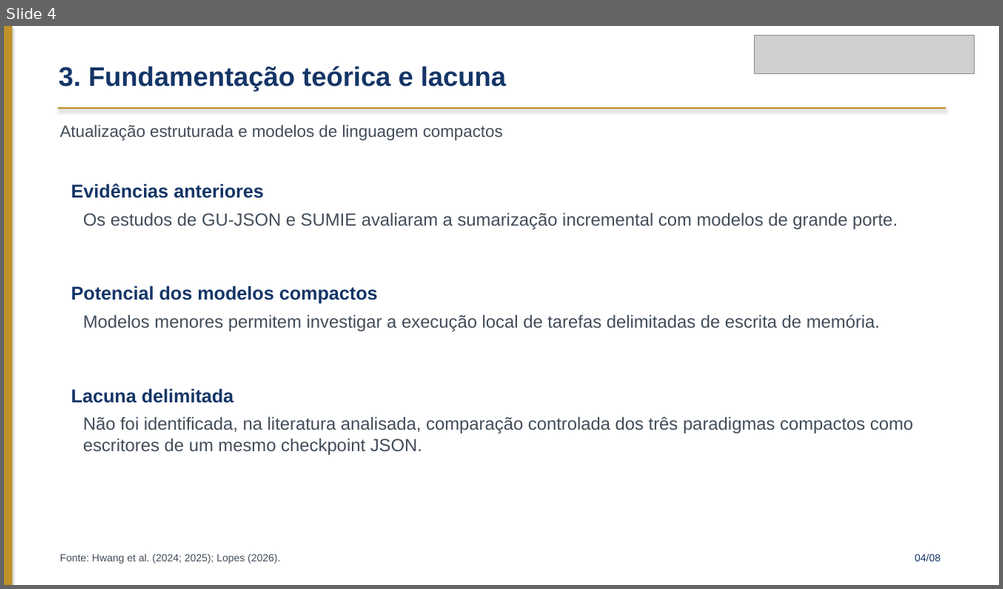
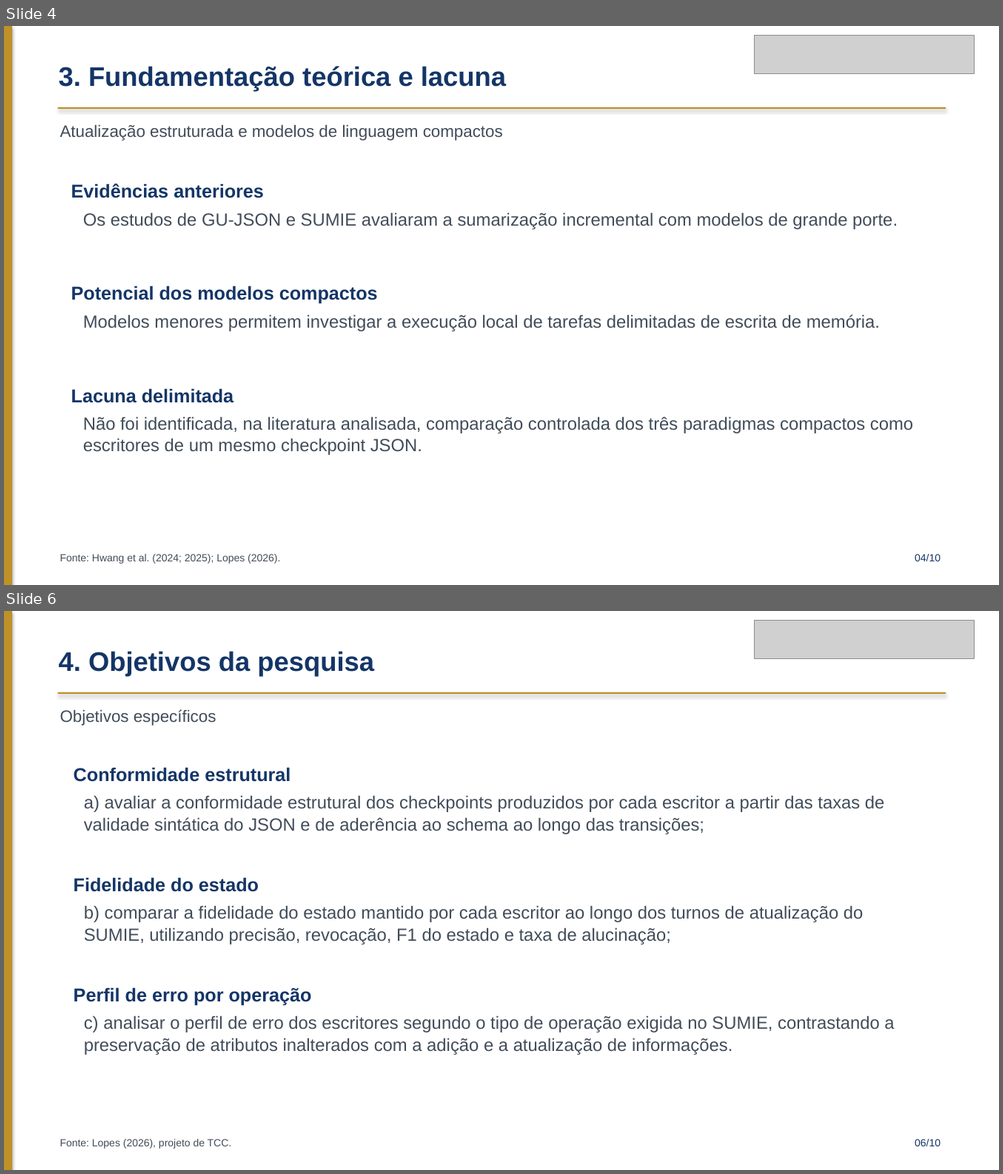
Before and after one commit to guisiq/tcc_harnes, a slide deck: TCC_Checkpoint_JSON_Obsidian/07_Artigo_TCC/Apresentacao_TCC_UNITINS_Academica_Quadro4.pptx. Shown one above the other, each under a label of ours: slide 4 before the commit, slides 4 and 6 after it; the slides between them are not shown. The pictures are 1003x589 and 1003x1174 pixels, drawn with LibreOffice and Linux fonts; fonts in the diff are those of the drawing; grey boxes stand for pictures. Boxes give left, top, right and bottom in pixels: in the first picture for what was removed or moved away, otherwise in the second. Text is boxed around its words. In the diff, an @@ line names an element or a change of style, - is before the commit and + after.

```diff
--- a/TCC_Checkpoint_JSON_Obsidian/07_Artigo_TCC/Apresentacao_TCC_UNITINS_Academica_Quadro4.pptx
+++ b/TCC_Checkpoint_JSON_Obsidian/07_Artigo_TCC/Apresentacao_TCC_UNITINS_Academica_Quadro4.pptx
@@ slide 6 added at bbox=[4, 611, 999, 1170], background #FFFFFF @@
@@ rectangle added at bbox=[4, 611, 12, 1170], fill #BE9129 @@
@@ picture added at bbox=[754, 620, 974, 659] @@
@@ text added at bbox=[59, 651, 374, 677], 26 pt, text #143567, bold @@
+4. Objetivos da pesquisa
@@ rectangle added at bbox=[58, 692, 945, 694], fill #BE9129 @@
@@ text added at bbox=[60, 709, 216, 726], 16 pt, text #414C59 @@
+Objetivos específicos
@@ text added at bbox=[74, 767, 290, 782], 18 pt, text #143567, bold @@
+Conformidade estrutural
@@ text added at bbox=[84, 795, 884, 834], 17 pt, text #414C59 @@
+a) avaliar a conformidade estrutural dos checkpoints produzidos por cada escritor a partir das taxas de validade sintática do JSON e de aderência ao schema ao longo das transições;
@@ text added at bbox=[74, 877, 259, 892], 18 pt, text #143567, bold @@
+Fidelidade do estado
@@ text added at bbox=[84, 906, 862, 945], 17 pt, text #414C59 @@
+b) comparar a fidelidade do estado mantido por cada escritor ao longo dos turnos de atualização do SUMIE, utilizando precisão, revocação, F1 do estado e taxa de alucinação;
@@ text added at bbox=[74, 988, 312, 1006], 18 pt, text #143567, bold @@
+Perfil de erro por operação
@@ text added at bbox=[84, 1016, 893, 1055], 17 pt, text #414C59 @@
+c) analisar o perfil de erro dos escritores segundo o tipo de operação exigida no SUMIE, contrastando a preservação de atributos inalterados com a adição e a atualização de informações.
@@ text added at bbox=[60, 1139, 232, 1149], 10 pt, text #414C59 @@
+Fonte: Lopes (2026), projeto de TCC.
@@ text added at bbox=[914, 1139, 940, 1147], 10 pt, text #143567 @@
+06/10
@@ slide 4 changed as well @@
@@ text at bbox=[914, 554, 940, 562]: text changed @@
-04/08
+04/10
```
Also in this commit, not shown: 6 other slides changed, 2 other slides added, 1 slide removed, 4 other files.
